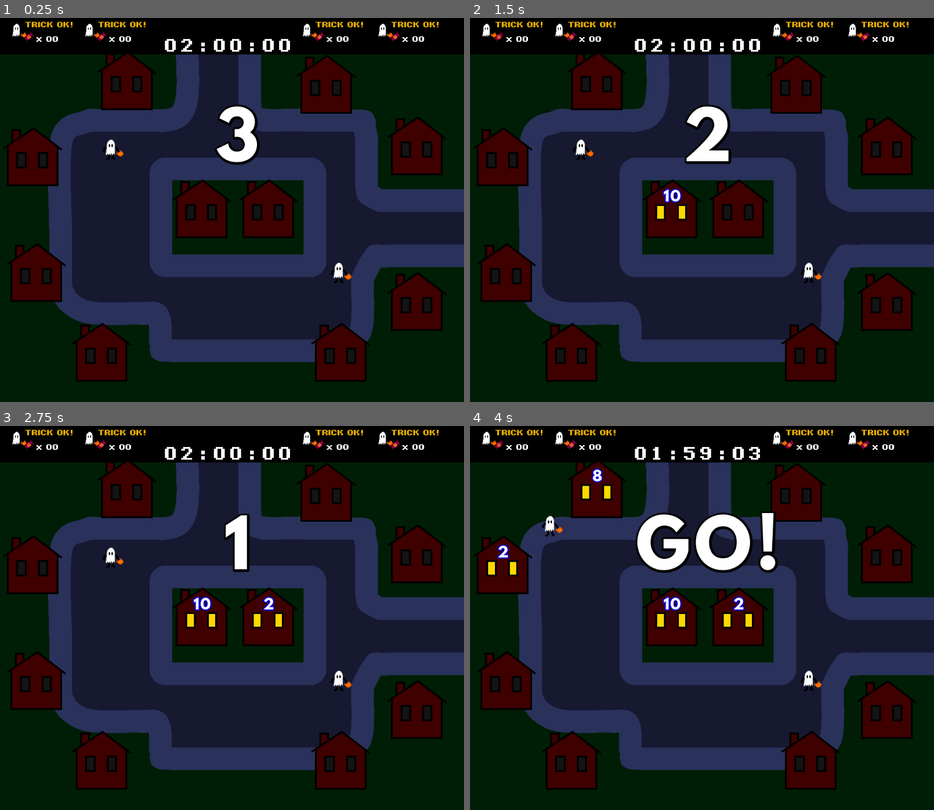
Above: before the commit, frames 1-4 (two rows, left to right).
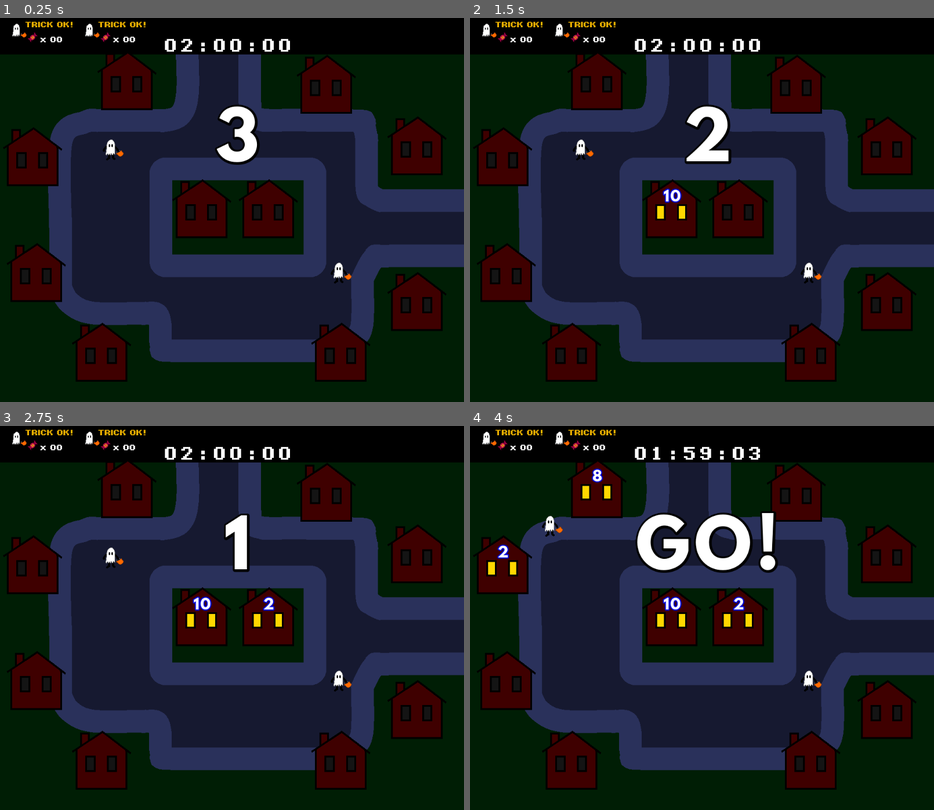
Above: after the commit, the same moments.

Repository: King9999/trickortreat_godot
Game: Godot game, scene res://Scenes/main.tscn
Two runs of this game, one before a commit and one after it. Both use one fixed random seed, a clock stepped at 60 frames per second and the inputs below. This scene is started directly instead of the project's main scene.
Inputs:
- Up to frame 1 (0.25 s): no input
- Up to frame 2 (1.5 s): tap Enter at 0.5 s; hold D (P1_Right) 0.53-1.28 s; tap Space (P1_Trick) at 0.6 s; hold S (P1_Down) from 1.28 s (still down); tap Down (P2_Down) at 1.35 s
- Up to frame 3 (2.75 s): tap Space (P1_Trick) at 2 s; release S (P1_Down) at 2.03 s; hold D (P1_Right) from 2.03 s (still down); tap Left (P2_Left) at 2.1 s
- Up to frame 4 (4 s): tap Enter at 2.75 s; release D (P1_Right) at 2.78 s; hold W (P1_Up) 2.78-3.53 s; tap Right (P2_Right) at 2.85 s; hold A (P1_Left) from 3.53 s (still down); tap Ctrl (P2_Trick) at 3.6 s

The runs differ from the first frame. In frame 1, 0.6% of the frame differs, in the area x 5-95%, y 0-7%; in frame 2, 0.6%; in frame 3, 0.6%; in frame 4, 0.6%.

Commit message:
Added parameters file
All costume data now comes from a JSON file, which will make it easier for me to change values without having to compile the game.

Diff:
--- /dev/null
+++ b/Data/parameters.json
@@ -0,0 +1,34 @@
+[
+  {
+	"costume_name": "Ghost",
+	"candy_taken": 1,
+	"candy_drop_amount": 5,
+	"trick_duration": 1,
+	"trick_cooldown": 8,
+	"move_speed": 150
+  },
+  {
+	"costume_name": "Knight",
+	"candy_taken": 1,
+	"candy_drop_amount": 2,
+	"trick_duration": 0.5,
+	"trick_cooldown": 1,
+	"move_speed": 120
+  },
+  {
+	"costume_name": "Princess",
+	"candy_taken": 2,
+	"candy_drop_amount": 5,
+	"trick_duration": 2,
+	"trick_cooldown": 1,
+	"move_speed": 165
+  },
+  {
+	"costume_name": "Witch",
+	"candy_taken": 1,
+	"candy_drop_amount": 5,
+	"trick_duration": 0,
+	"trick_cooldown": 5,
+	"move_speed": 135
+  }
+]
--- a/Scenes/main.tscn
+++ b/Scenes/main.tscn
@@ -215,10 +215,10 @@
 text = "TRICK OK!"
 
 [node name="P1 Candy Amount" type="RichTextLabel" parent="HUD/Player 1 HUD"]
-offset_left = 64.0
-offset_top = 24.0
-offset_right = 129.0
-offset_bottom = 48.0
+offset_left = 72.5
+offset_top = 24.5
+offset_right = 137.5
+offset_bottom = 48.5
 theme_override_fonts/normal_font = SubResource("FontVariation_hibaj")
 text = "x 00"
 
@@ -228,7 +228,7 @@
 texture = ExtResource("14_h1bgf")
 
 [node name="P1 Candy Icon" type="Sprite2D" parent="HUD/Player 1 HUD"]
-position = Vector2(48, 32)
+position = Vector2(56.5, 32.5)
 texture = ExtResource("15_b3802")
 
 [node name="P1 Trick Cooldown Bar" type="TextureProgressBar" parent="HUD/Player 1 HUD"]
@@ -256,10 +256,10 @@
 text = "TRICK OK!"
 
 [node name="P2 Candy Amount" type="RichTextLabel" parent="HUD/Player 2 HUD"]
-offset_left = 64.0
-offset_top = 24.0
-offset_right = 129.0
-offset_bottom = 48.0
+offset_left = 72.5
+offset_top = 24.5
+offset_right = 137.5
+offset_bottom = 48.5
 theme_override_fonts/normal_font = SubResource("FontVariation_hibaj")
 text = "x 00"
 
@@ -269,7 +269,7 @@
 texture = ExtResource("14_h1bgf")
 
 [node name="P2 Candy Icon" type="Sprite2D" parent="HUD/Player 2 HUD"]
-position = Vector2(48, 32)
+position = Vector2(56.5, 32.5)
 texture = ExtResource("15_b3802")
 
 [node name="P2 Trick Cooldown Bar" type="TextureProgressBar" parent="HUD/Player 2 HUD"]
@@ -297,10 +297,10 @@
 text = "TRICK OK!"
 
 [node name="P3 Candy Amount" type="RichTextLabel" parent="HUD/Player 3 HUD"]
-offset_left = 64.0
-offset_top = 24.0
-offset_right = 129.0
-offset_bottom = 48.0
+offset_left = 72.5
+offset_top = 24.5
+offset_right = 137.5
+offset_bottom = 48.5
 theme_override_fonts/normal_font = SubResource("FontVariation_hibaj")
 text = "x 00"
 
@@ -310,7 +310,7 @@
 texture = ExtResource("14_h1bgf")
 
 [node name="P3 Candy Icon" type="Sprite2D" parent="HUD/Player 3 HUD"]
-position = Vector2(48, 32)
+position = Vector2(56.5, 32.5)
 texture = ExtResource("15_b3802")
 
 [node name="P3 Trick Cooldown Bar" type="TextureProgressBar" parent="HUD/Player 3 HUD"]
@@ -338,10 +338,10 @@
 text = "TRICK OK!"
 
 [node name="P4 Candy Amount" type="RichTextLabel" parent="HUD/Player 4 HUD"]
-offset_left = 64.0
-offset_top = 24.0
-offset_right = 129.0
-offset_bottom = 48.0
+offset_left = 72.5
+offset_top = 24.5
+offset_right = 137.5
+offset_bottom = 48.5
 theme_override_fonts/normal_font = SubResource("FontVariation_hibaj")
 text = "x 00"
 
@@ -351,7 +351,7 @@
 texture = ExtResource("14_h1bgf")
 
 [node name="P4 Candy Icon" type="Sprite2D" parent="HUD/Player 4 HUD"]
-position = Vector2(48, 32)
+position = Vector2(56.5, 32.5)
 texture = ExtResource("15_b3802")
 
 [node name="P4 Trick Cooldown Bar" type="TextureProgressBar" parent="HUD/Player 4 HUD"]
--- a/Scripts/costume_base.gd
+++ b/Scripts/costume_base.gd
@@ -34,6 +34,8 @@
 enum Player { HUMAN, CPU }
 @export var player_type: Player
 
+enum CostumeType { GHOST, KNIGHT, PRINCESS, WITCH }   #used for identifying & extracting parameters in parameters.json
+
 #consts
 const MAX_CANDY: int = 999
 const INIT_CANDY_DROP_AMOUNT: int = 5
@@ -42,7 +44,7 @@
 # Called when the node enters the scene tree for the first time.
 func _ready() -> void:
 	trick_or_treat_sprite.visible = false
-	set_default_candy_taken(1)
+	#set_default_candy_taken(1)
 
 
 # Called every frame. 'delta' is the elapsed time since the previous frame.
@@ -78,6 +80,16 @@
 func call_trick_or_treat(toggle: bool):
 	trick_or_treat_sprite.visible = toggle
 
+##Applies parameters from JSON file
+func set_up_parameters(costume: CostumeType):
+	costume_name = Singleton.json_param[costume].costume_name
+	candy_drop_amount = Singleton.json_param[costume].candy_drop_amount
+	candy_taken = Singleton.json_param[costume].candy_taken
+	move_speed = Singleton.json_param[costume].move_speed
+	trick_cooldown = Singleton.json_param[costume].trick_cooldown
+	trick_duration = Singleton.json_param[costume].trick_duration
+	set_default_candy_taken(candy_taken)
+
 #player movement TODO: Must change this so each player has seprate controls.
 func _physics_process(delta: float) -> void:
 	velocity.x = 0		#velocity is built in to CharacterBody2D
--- a/Scripts/costume_ghost.gd
+++ b/Scripts/costume_ghost.gd
@@ -7,7 +7,8 @@
 
 func _ready() -> void:
 	super._ready()				#calls the _ready() function from parent node.
-	#_set_default_candy_taken(1)
+	#set up parameters
+	set_up_parameters(CostumeType.GHOST)
 	boo_attack.enable_boo(false)
 
 
@@ -16,6 +17,7 @@
 	default_candy_taken = amount
 	candy_taken = default_candy_taken
 
+#Generates a "BOO" sprite. Any target in range of it drops double candy.
 func use_trick():
 	#When trick is used, ghost's hitbox must be temporarily disabled so they aren't hit by their own attack
 	pass
--- a/Scripts/costume_knight.gd
+++ b/Scripts/costume_knight.gd
@@ -7,9 +7,8 @@
 
 func _ready() -> void:
 	super._ready()			#calls the _ready() function from parent node.
-	#_set_default_candy_taken(2)
-	move_speed = BASE_MOVE_SPEED - 30
-	candy_drop_amount = INIT_CANDY_DROP_AMOUNT - 3
+	#set up parameters
+	set_up_parameters(CostumeType.KNIGHT)
 	sword_slash.enable_slash(false)
 
 
--- a/Scripts/costume_princess.gd
+++ b/Scripts/costume_princess.gd
@@ -8,8 +8,8 @@
 
 func _ready() -> void:
 	super._ready()
-	set_default_candy_taken(2)
-	move_speed = BASE_MOVE_SPEED + 15
+	#set up parameters
+	set_up_parameters(CostumeType.PRINCESS)
 	question_mark.visible = false
 
 
@@ -18,6 +18,6 @@
 	await get_tree().create_timer(2).timeout
 	question_mark.visible = false
 
-func _move(delta: float):
-	var input = Input.get_vector("Left", "Right", "Up", "Down")
-	global_position = input * delta * move_speed
+#func _move(delta: float):
+	#var input = Input.get_vector("Left", "Right", "Up", "Down")
+	#global_position = input * delta * move_speed
--- a/Scripts/costume_witch.gd
+++ b/Scripts/costume_witch.gd
@@ -10,7 +10,8 @@
 
 func _ready() -> void:
 	super._ready()
-	move_speed = BASE_MOVE_SPEED - 15
+	#set up parameters
+	set_up_parameters(CostumeType.WITCH)
 	magic_shot.enable_magic_shot(false) 			#disables the node until it's ready to be used.
 	#use_trick()
 
--- a/Scripts/game_manager.gd
+++ b/Scripts/game_manager.gd
@@ -93,17 +93,14 @@
 func _set_up_cpu_players():
 	pass
 
+#reads input from keyboard/controller
 func _physics_process(delta: float) -> void:
 	if game_started:
 		var input_p1 = Input.get_vector(Singleton.left_p1, Singleton.right_p1, Singleton.up_p1, Singleton.down_p1)
 		var input_p2 = Input.get_vector(Singleton.left_p2, Singleton.right_p2, Singleton.up_p2, Singleton.down_p2)
-
 
 		players[Human_Player.PLAYER_ONE].global_position += input_p1 * delta * players[Human_Player.PLAYER_ONE].move_speed
 		players[Human_Player.PLAYER_TWO].global_position += input_p2 * delta * players[Human_Player.PLAYER_TWO].move_speed
 
 		players[Human_Player.PLAYER_ONE].move_and_slide()
 		players[Human_Player.PLAYER_TWO].move_and_slide()
-
-func player_count():
-	return players.size()
--- a/Scripts/hud.gd
+++ b/Scripts/hud.gd
@@ -5,6 +5,7 @@
 extends Node2D
 
 class Game_HUD:
+	var hud_node: Node2D
 	var trick_ok_label: RichTextLabel
 	var candy_amount: RichTextLabel
 	var costume_sprite: Sprite2D
@@ -20,6 +21,7 @@
 
 	#NOTE: Is there a way to use string formatting to get the file names instead of doing it manually?
 	var p1_hud = Game_HUD.new()
+	p1_hud.hud_node = $"Player 1 HUD"
 	p1_hud.trick_ok_label = $"Player 1 HUD/P1 Trick OK Text"
 	p1_hud.candy_amount = $"Player 1 HUD/P1 Candy Amount"
 	p1_hud.costume_sprite = $"Player 1 HUD/P1 Costume"
@@ -28,6 +30,7 @@
 	player_huds.append(p1_hud)
 
 	var p2_hud = Game_HUD.new()
+	p2_hud.hud_node = $"Player 2 HUD"
 	p2_hud.trick_ok_label = $"Player 2 HUD/P2 Trick OK Text"
 	p2_hud.candy_amount = $"Player 2 HUD/P2 Candy Amount"
 	p2_hud.costume_sprite = $"Player 2 HUD/P2 Costume"
@@ -36,6 +39,7 @@
 	player_huds.append(p2_hud)
 
 	var p3_hud = Game_HUD.new()
+	p3_hud.hud_node = $"Player 3 HUD"
 	p3_hud.trick_ok_label = $"Player 3 HUD/P3 Trick OK Text"
 	p3_hud.candy_amount = $"Player 3 HUD/P3 Candy Amount"
 	p3_hud.costume_sprite = $"Player 3 HUD/P3 Costume"
@@ -44,6 +48,7 @@
 	player_huds.append(p3_hud)
 
 	var p4_hud = Game_HUD.new()
+	p4_hud.hud_node = $"Player 4 HUD"
 	p4_hud.trick_ok_label = $"Player 4 HUD/P4 Trick OK Text"
 	p4_hud.candy_amount = $"Player 4 HUD/P4 Candy Amount"
 	p4_hud.costume_sprite = $"Player 4 HUD/P4 Costume"
@@ -51,6 +56,15 @@
 	p4_hud.cooldown_bar = $"Player 4 HUD/P4 Trick Cooldown Bar"
 	player_huds.append(p4_hud)
 
+	#disable player 3 or 4 huds if necessary.
+	if Singleton.cpu_opponent_count < 2:
+		player_huds[3].hud_node.visible = false
+	if Singleton.cpu_opponent_count < 1:
+		player_huds[2].hud_node.visible = false
+	#lerp?
+	#player_huds[0].trick_ok_label.get_theme_color("default_color").lerp(Color.RED, 0.4)
+	#lerpf(player_huds[0].trick_ok_label.get_theme_color())
+
 
 # Called every frame. 'delta' is the elapsed time since the previous frame.
 func _process(delta: float) -> void:
--- a/Scripts/singleton.gd
+++ b/Scripts/singleton.gd
@@ -26,6 +26,17 @@
 var cpu_select_scene: String = "res://Scenes/cpu_select.tscn"
 var main_game_scene: String = "res://Scenes/main.tscn"
 
+#game Parameters
+var json_param			#holds costume data such as trick cooldown, candy taken, etc.
+
+func _ready() -> void:
+	#read parameters JSON file
+	var file = FileAccess.open("res://Data/parameters.json", FileAccess.READ)
+	json_param = JSON.parse_string(file.get_as_text())
+	file.close()
+	#print(json_param[0].costume_name)
+
+
 #Gets a random opponent for 3-player games (1 CPU opponent)
 func get_random_opponent():
 	#var cpu_costumes: Array[Singleton.Selection] = []
